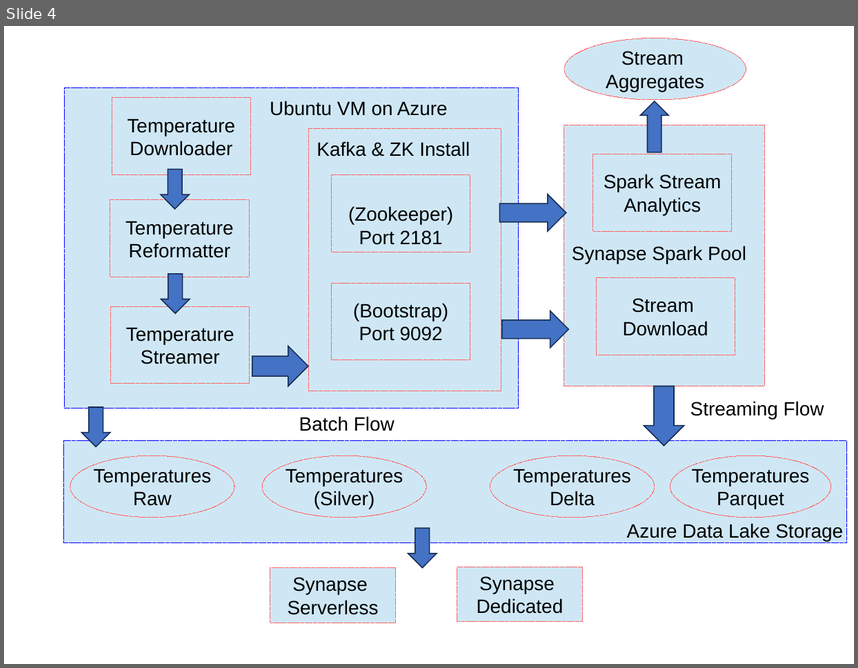
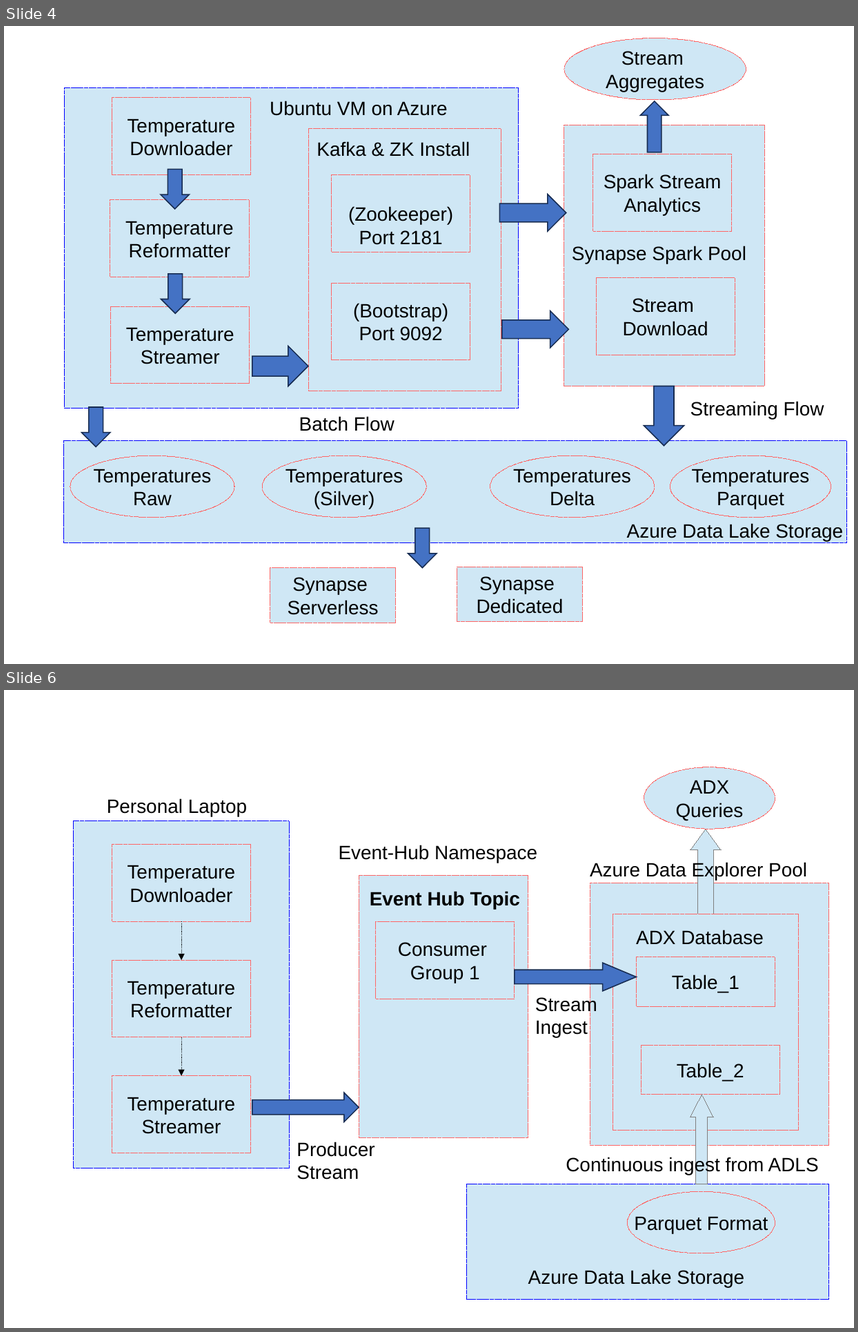
Before and after one commit to SowmyaVenky/AzureSynapseExperiments, a slide deck: Synapse_Setup.odp. Shown one above the other, each under a label of ours: slide 4 before the commit, slides 4 and 6 after it; the slides between them are not shown. The pictures are 858x668 and 858x1332 pixels, drawn with LibreOffice and Linux fonts; fonts in the diff are those of the drawing. Boxes give left, top, right and bottom in pixels: in the first picture for what was removed or moved away, otherwise in the second. Text is boxed around its words. In the diff, an @@ line names an element or a change of style, - is before the commit and + after.

```diff
--- a/Synapse_Setup.odp
+++ b/Synapse_Setup.odp
@@ slide 6 added at (x1=4, y1=690, x2=854, y2=1328), background #FFFFFF @@
@@ freeform shape added at (x1=644, y1=767, x2=775, y2=829), fill #CFE7F5, outline #FF6666 0 pt, 18 pt, text #000000 @@
+ADX
+Queries
@@ text added at (x1=107, y1=798, x2=247, y2=816), 18 pt, text #000000 @@
+Personal Laptop
@@ freeform shape added at (x1=74, y1=821, x2=290, y2=1168), fill #CFE7F5, outline #0000FF 0 pt @@
@@ up arrow added at (x1=691, y1=829, x2=722, y2=914), fill #CFE7F5, outline #808080 0 pt @@
@@ freeform shape added at (x1=112, y1=845, x2=251, y2=921), fill #CFE7F5, outline #FF6666 0 pt, 18 pt, text #000000 @@
+Temperature
+Downloader
@@ text added at (x1=339, y1=845, x2=537, y2=863), 18 pt, text #000000 @@
+Event-Hub Namespace
@@ freeform shape added at (x1=359, y1=875, x2=528, y2=1137), fill #CFE7F5, outline #FF6666 0 pt @@
@@ text added at (x1=590, y1=861, x2=807, y2=880), 18 pt, text #000000 @@
+Azure Data Explorer Pool
@@ text added at (x1=370, y1=891, x2=520, y2=909), 18 pt, text #000000, bold @@
+Event Hub Topic
@@ freeform shape added at (x1=590, y1=883, x2=829, y2=1145), fill #CFE7F5, outline #FF6666 0 pt @@
@@ freeform shape added at (x1=613, y1=914, x2=799, y2=1130), fill #CFE7F5, outline #FF6666 0 pt @@
@@ freeform shape added at (x1=181, y1=921, x2=181, y2=960), outline #000000 0 pt @@
@@ freeform shape added at (x1=376, y1=921, x2=515, y2=998), fill #CFE7F5, outline #FF6666 0 pt, 18 pt, text #000000 @@
+Consumer
+Group 1
@@ text added at (x1=636, y1=929, x2=764, y2=945), 18 pt, text #000000 @@
+ADX Database
@@ freeform shape added at (x1=637, y1=957, x2=775, y2=1006), fill #CFE7F5, outline #FF6666 0 pt, 18 pt, text #000000 @@
+Table_1
@@ freeform shape added at (x1=112, y1=960, x2=251, y2=1037), fill #CFE7F5, outline #FF6666 0 pt, 18 pt, text #000000 @@
+Temperature
+Reformatter
@@ freeform shape added at (x1=515, y1=963, x2=637, y2=992), fill #4472C4, outline #172C51 0.99 pt @@
@@ text added at (x1=535, y1=996, x2=597, y2=1037), 18 pt, text #000000 @@
+Stream
+Ingest
@@ freeform shape added at (x1=181, y1=1037, x2=181, y2=1076), outline #000000 0 pt @@
@@ freeform shape added at (x1=641, y1=1045, x2=780, y2=1094), fill #CFE7F5, outline #FF6666 0 pt, 18 pt, text #000000 @@
+Table_2
@@ freeform shape added at (x1=112, y1=1076, x2=251, y2=1153), fill #CFE7F5, outline #FF6666 0 pt, 18 pt, text #000000 @@
+Temperature
+Streamer
@@ freeform shape added at (x1=252, y1=1093, x2=359, y2=1122), fill #4472C4, outline #172C51 0.99 pt @@
@@ up arrow added at (x1=691, y1=1094, x2=714, y2=1183), fill #CFE7F5, outline #808080 0 pt @@
@@ text added at (x1=297, y1=1141, x2=375, y2=1179), 18 pt, text #000000 @@
+Producer
+Stream
@@ text added at (x1=566, y1=1156, x2=819, y2=1174), 18 pt, text #000000 @@
+Continuous ingest from ADLS
@@ freeform shape added at (x1=467, y1=1183, x2=829, y2=1299), fill #CFE7F5, outline #0000FF 0 pt @@
@@ freeform shape added at (x1=627, y1=1192, x2=775, y2=1253), fill #CFE7F5, outline #FF6666 0 pt, 18 pt, text #000000 @@
+Parquet Format
@@ text added at (x1=528, y1=1269, x2=744, y2=1287), 18 pt, text #000000 @@
+Azure Data Lake Storage
```
Also in this commit, not shown: 1 slide changed, 1 other slide added, 6 other files.
